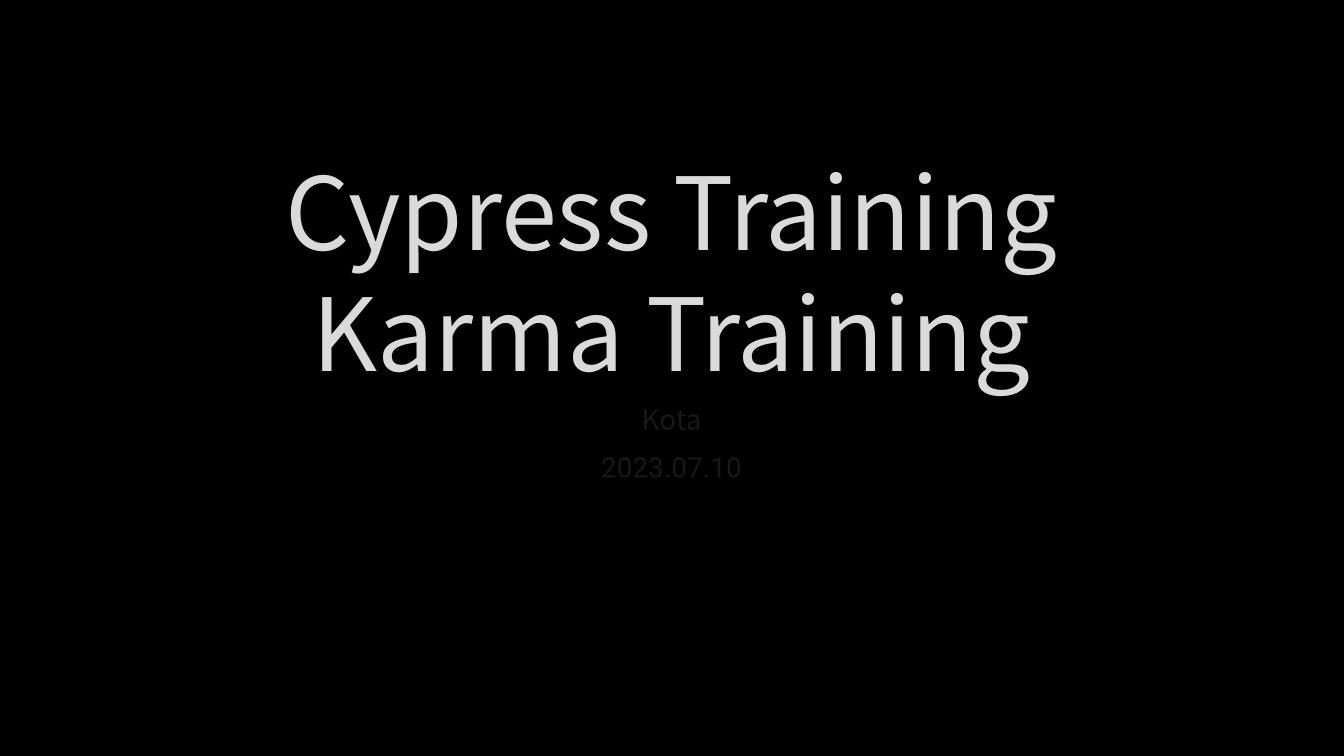
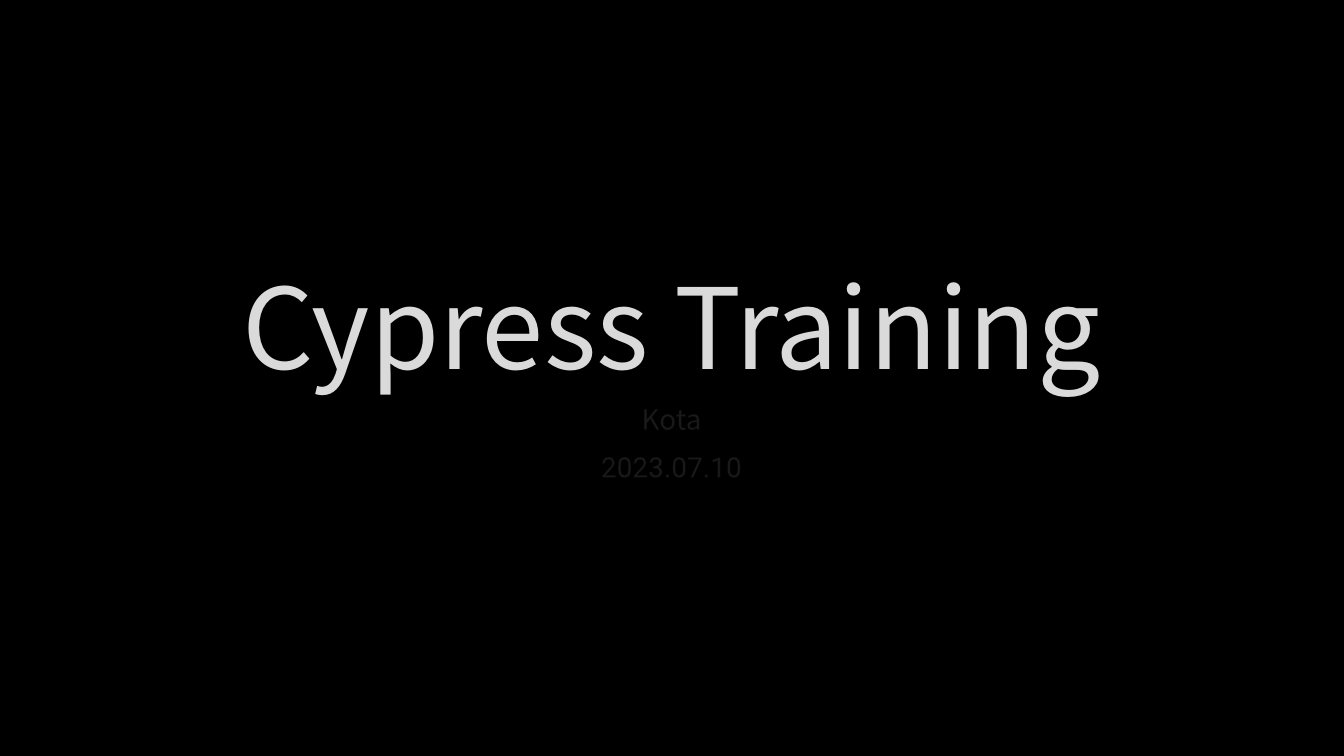
Before and after one commit to kodakjerec/showMySelf, a slide deck: slide 1 of docs/cypress練習.pptx. Drawn at 1344x756 pixels with LibreOffice and Linux fonts; fonts in the diff are those of the drawing; background and template pictures are left out. Boxes give left, top, right and bottom in pixels: in the first picture for what was removed or moved away, otherwise in the second. Text is boxed around its words. In the diff, an @@ line names an element or a change of style, - is before the commit and + after.

```diff
--- a/docs/cypress練習.pptx
+++ b/docs/cypress練習.pptx
@@ title at <box>242,282,1100,396</box>: text changed; size 72 to 80 pt @@
-Cypress Training
-Karma Training
+Cypress Training
```
Also in this commit, not shown: 2 other slides changed, 8 slides added.
